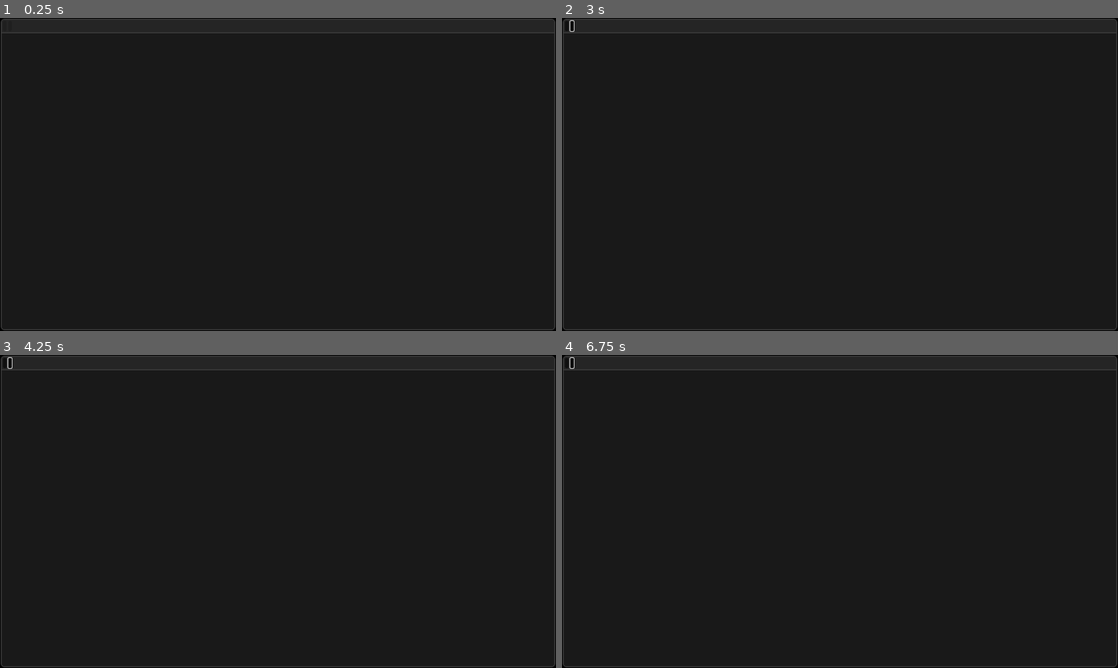
Above: before the commit, frames 1-4 (two rows, left to right).
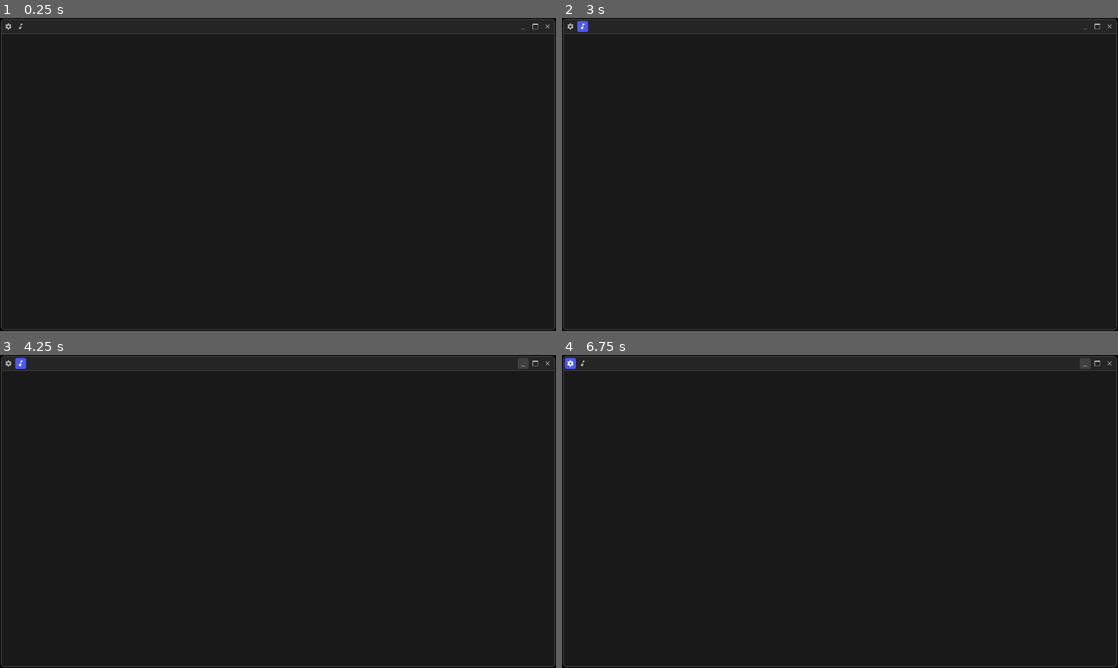
Above: after the commit, the same moments.

Repository: Dinno-DEV/leafboard
Game: Godot game, scene res://root_scenes/MainScene.tscn
Two runs of this game, one before a commit and one after it. Both use one fixed random seed, a clock stepped at 60 frames per second and the inputs below.
Inputs (mouse positions are in pixels of both pictures, inside the frame that each line leads up to):
- Up to frame 1 (0.25 s): no input
- Up to frame 2 (3 s): click (567, 27) at 0.52 s; click (573, 27) at 1.27 s; click (573, 27) at 2.02 s; click (584, 27) at 2.77 s
- Up to frame 3 (4.25 s): click (522, 364) at 3.52 s
- Up to frame 4 (6.75 s): click (1095, 364) at 4.27 s; click (567, 364) at 5.02 s; click (573, 364) at 5.77 s; click (1084, 364) at 6.52 s

The runs differ from the first frame. In frame 1, 0.3% of the frame differs, in the area x 0-100%, y 1-6%; in frame 2, 0.3%; in frame 3, 0.4%, in the area x 0-100%, y 0-6%; in frame 4, 0.4%.

Commit message:
Window Header updated

Diff:
--- a/components/WindowHeader.tscn
+++ b/components/WindowHeader.tscn
@@ -1,15 +1,20 @@
-[gd_scene load_steps=3 format=3 uid="uid://dqvivuv0bpux6"]
+[gd_scene load_steps=8 format=3 uid="uid://dqvivuv0bpux6"]
 
 [ext_resource type="Script" uid="uid://dqdm5g0baxqp8" path="res://custom_node_scripts/Selector.gd" id="1_exi6l"]
 [ext_resource type="Script" uid="uid://coi3puogpj6af" path="res://custom_node_scripts/IdButton.gd" id="2_b1gva"]
+[ext_resource type="Texture2D" uid="uid://kw3bpgkpta6p" path="res://assets/icons/Settings.png" id="2_ym4c7"]
+[ext_resource type="Texture2D" uid="uid://dmpnn7nylqe2g" path="res://assets/icons/Audio.png" id="4_h4syd"]
+[ext_resource type="Texture2D" uid="uid://d1jsfonx3fery" path="res://assets/icons/Minimize.png" id="5_woma4"]
+[ext_resource type="Texture2D" uid="uid://p0yc0ygnhemt" path="res://assets/icons/Maximize.png" id="6_u6jl0"]
+[ext_resource type="Texture2D" uid="uid://dpydd7qfy1c40" path="res://assets/icons/Cross.png" id="7_1pa1v"]
 
 [node name="WindowHeader" type="Control"]
-custom_minimum_size = Vector2(0, 29)
+custom_minimum_size = Vector2(0, 31)
 layout_mode = 3
 anchors_preset = 15
 anchor_right = 1.0
 anchor_bottom = 1.0
-offset_bottom = -691.0
+offset_bottom = -689.0
 grow_horizontal = 2
 grow_vertical = 2
 
@@ -27,15 +32,62 @@
 
 [node name="Selector" type="BoxContainer" parent="HBoxContainer"]
 layout_mode = 2
+size_flags_horizontal = 0
+theme_override_constants/separation = 3
 script = ExtResource("1_exi6l")
 metadata/_custom_type_script = "uid://dqdm5g0baxqp8"
 
-[node name="IdButton" type="Button" parent="HBoxContainer/Selector"]
+[node name="Settings" type="Button" parent="HBoxContainer/Selector"]
+custom_minimum_size = Vector2(25, 25)
 layout_mode = 2
+icon = ExtResource("2_ym4c7")
+icon_alignment = 1
+expand_icon = true
+script = ExtResource("2_b1gva")
+button_id = "Settings"
+metadata/_custom_type_script = "uid://coi3puogpj6af"
+
+[node name="Soundboard" type="Button" parent="HBoxContainer/Selector"]
+custom_minimum_size = Vector2(25, 25)
+layout_mode = 2
+icon = ExtResource("4_h4syd")
+icon_alignment = 1
+expand_icon = true
+script = ExtResource("2_b1gva")
+button_id = "Soundboard"
+metadata/_custom_type_script = "uid://coi3puogpj6af"
+
+[node name="Label" type="Label" parent="HBoxContainer"]
+layout_mode = 2
+size_flags_horizontal = 6
+
+[node name="HBoxContainer" type="HBoxContainer" parent="HBoxContainer"]
+layout_mode = 2
+theme_override_constants/separation = 3
+
+[node name="Minimize" type="Button" parent="HBoxContainer/HBoxContainer"]
+custom_minimum_size = Vector2(25, 25)
+layout_mode = 2
+icon = ExtResource("5_woma4")
+icon_alignment = 1
+expand_icon = true
 script = ExtResource("2_b1gva")
 metadata/_custom_type_script = "uid://coi3puogpj6af"
 
-[node name="IdButton2" type="Button" parent="HBoxContainer/Selector"]
+[node name="WindowMode" type="Button" parent="HBoxContainer/HBoxContainer"]
+custom_minimum_size = Vector2(25, 25)
 layout_mode = 2
+icon = ExtResource("6_u6jl0")
+icon_alignment = 1
+expand_icon = true
 script = ExtResource("2_b1gva")
 metadata/_custom_type_script = "uid://coi3puogpj6af"
+
+[node name="Close" type="Button" parent="HBoxContainer/HBoxContainer"]
+custom_minimum_size = Vector2(25, 25)
+layout_mode = 2
+icon = ExtResource("7_1pa1v")
+icon_alignment = 1
+expand_icon = true
+script = ExtResource("2_b1gva")
+metadata/_custom_type_script = "uid://coi3puogpj6af"
--- a/res_files/Themes/DarkMode.tres
+++ b/res_files/Themes/DarkMode.tres
@@ -1,19 +1,81 @@
-[gd_resource type="Theme" load_steps=20 format=3 uid="uid://re1e3s8kew18"]
-
-[ext_resource type="Texture2D" uid="uid://3lw7j4e26erv" path="res://assets/panels/PanelMainRad8.png" id="1_onmqg"]
-[ext_resource type="Texture2D" uid="uid://dnw4ucouf0cdy" path="res://assets/panels/PanelSubRad24.png" id="2_0iuoy"]
-[ext_resource type="Texture2D" uid="uid://gyecyychvriq" path="res://assets/panels/PanelSubRad36.png" id="3_p3tso"]
-[ext_resource type="Texture2D" uid="uid://d2ow4t6judq5a" path="res://assets/panels/PanelMainRad10.png" id="3_v7g3f"]
-[ext_resource type="Texture2D" uid="uid://bqemfvm3s1yn7" path="res://assets/panels/PanelMain2Rad24.png" id="4_i37bs"]
-[ext_resource type="Texture2D" uid="uid://dtwgm6bi5d62e" path="res://assets/panels/PanelMainRad24.png" id="5_t0vp7"]
-[ext_resource type="Texture2D" uid="uid://cnm1dd4l4uub6" path="res://assets/panels/PanelSubRad12.png" id="6_twyof"]
+[gd_resource type="Theme" load_steps=27 format=3 uid="uid://re1e3s8kew18"]
+
+[ext_resource type="Texture2D" uid="uid://3lw7j4e26erv" path="res://assets/panels/PanelMainRad8.png" id="1_v7g3f"]
+[ext_resource type="Texture2D" uid="uid://d2ow4t6judq5a" path="res://assets/panels/PanelMainRad10.png" id="2_0nn2o"]
+[ext_resource type="Texture2D" uid="uid://bqemfvm3s1yn7" path="res://assets/panels/PanelMain2Rad24.png" id="3_unj3k"]
+[ext_resource type="Texture2D" uid="uid://dtwgm6bi5d62e" path="res://assets/panels/PanelMainRad24.png" id="4_h4vqd"]
+[ext_resource type="Texture2D" uid="uid://cnm1dd4l4uub6" path="res://assets/panels/PanelSubRad12.png" id="5_op0om"]
+[ext_resource type="Texture2D" uid="uid://dnw4ucouf0cdy" path="res://assets/panels/PanelSubRad24.png" id="6_xumdu"]
+[ext_resource type="Texture2D" uid="uid://gyecyychvriq" path="res://assets/panels/PanelSubRad36.png" id="7_6f5br"]
+
+[sub_resource type="StyleBoxEmpty" id="StyleBoxEmpty_v7g3f"]
+content_margin_left = 4.0
+content_margin_top = 4.0
+content_margin_right = 4.0
+content_margin_bottom = 4.0
+
+[sub_resource type="StyleBoxFlat" id="StyleBoxFlat_h4vqd"]
+content_margin_left = 4.0
+content_margin_top = 4.0
+content_margin_right = 4.0
+content_margin_bottom = 4.0
+bg_color = Color(0.7529412, 0.16078432, 0.16078432, 1)
+corner_radius_top_left = 4
+corner_radius_top_right = 4
+corner_radius_bottom_right = 4
+corner_radius_bottom_left = 4
+
+[sub_resource type="StyleBoxEmpty" id="StyleBoxEmpty_unj3k"]
+content_margin_left = 4.0
+content_margin_top = 4.0
+content_margin_right = 4.0
+content_margin_bottom = 4.0
+
+[sub_resource type="StyleBoxFlat" id="StyleBoxFlat_unj3k"]
+content_margin_left = 4.0
+content_margin_top = 4.0
+content_margin_right = 4.0
+content_margin_bottom = 4.0
+bg_color = Color(0.24705882, 0.24705882, 0.24705882, 1)
+corner_radius_top_left = 4
+corner_radius_top_right = 4
+corner_radius_bottom_right = 4
+corner_radius_bottom_left = 4
+
+[sub_resource type="StyleBoxFlat" id="StyleBoxFlat_0nn2o"]
+content_margin_left = 4.0
+content_margin_top = 4.0
+content_margin_right = 4.0
+content_margin_bottom = 4.0
+bg_color = Color(0.29803923, 0.34509805, 1, 1)
+corner_radius_top_left = 4
+corner_radius_top_right = 4
+corner_radius_bottom_right = 4
+corner_radius_bottom_left = 4
+
+[sub_resource type="StyleBoxEmpty" id="StyleBoxEmpty_0nn2o"]
+content_margin_left = 4.0
+content_margin_top = 4.0
+content_margin_right = 4.0
+content_margin_bottom = 4.0
+
+[sub_resource type="StyleBoxFlat" id="StyleBoxFlat_op0om"]
+content_margin_left = 4.0
+content_margin_top = 4.0
+content_margin_right = 4.0
+content_margin_bottom = 4.0
+bg_color = Color(0.24705882, 0.24705882, 0.24705882, 1)
+corner_radius_top_left = 4
+corner_radius_top_right = 4
+corner_radius_bottom_right = 4
+corner_radius_bottom_left = 4
 
 [sub_resource type="StyleBoxTexture" id="StyleBoxTexture_onmqg"]
 content_margin_left = 4.0
 content_margin_top = 4.0
 content_margin_right = 4.0
 content_margin_bottom = 4.0
-texture = ExtResource("1_onmqg")
+texture = ExtResource("1_v7g3f")
 texture_margin_left = 8.0
 texture_margin_top = 8.0
 texture_margin_right = 8.0
@@ -138,6 +200,33 @@
 corner_radius_top_right = 6
 
 [resource]
+ButtonCrossRad4/base_type = &"Button"
+ButtonCrossRad4/colors/icon_normal_color = Color(0.6901961, 0.6901961, 0.6901961, 1)
+ButtonCrossRad4/colors/icon_pressed_color = Color(1, 1, 1, 1)
+ButtonCrossRad4/styles/disabled = SubResource("StyleBoxEmpty_v7g3f")
+ButtonCrossRad4/styles/focus = SubResource("StyleBoxEmpty_v7g3f")
+ButtonCrossRad4/styles/hover = SubResource("StyleBoxFlat_h4vqd")
+ButtonCrossRad4/styles/hover_pressed = SubResource("StyleBoxFlat_h4vqd")
+ButtonCrossRad4/styles/normal = SubResource("StyleBoxEmpty_v7g3f")
+ButtonCrossRad4/styles/pressed = SubResource("StyleBoxFlat_h4vqd")
+ButtonRad4/base_type = &"Button"
+ButtonRad4/colors/icon_normal_color = Color(0.6901961, 0.6901961, 0.6901961, 1)
+ButtonRad4/colors/icon_pressed_color = Color(1, 1, 1, 1)
+ButtonRad4/styles/disabled = SubResource("StyleBoxEmpty_unj3k")
+ButtonRad4/styles/focus = SubResource("StyleBoxEmpty_unj3k")
+ButtonRad4/styles/hover = SubResource("StyleBoxFlat_unj3k")
+ButtonRad4/styles/hover_pressed = SubResource("StyleBoxFlat_0nn2o")
+ButtonRad4/styles/normal = SubResource("StyleBoxEmpty_unj3k")
+ButtonRad4/styles/pressed = SubResource("StyleBoxFlat_0nn2o")
+ButtonRad4V2/base_type = &"Button"
+ButtonRad4V2/colors/icon_normal_color = Color(0.6901961, 0.6901961, 0.6901961, 1)
+ButtonRad4V2/colors/icon_pressed_color = Color(1, 1, 1, 1)
+ButtonRad4V2/styles/disabled = SubResource("StyleBoxEmpty_0nn2o")
+ButtonRad4V2/styles/focus = SubResource("StyleBoxEmpty_0nn2o")
+ButtonRad4V2/styles/hover = SubResource("StyleBoxFlat_op0om")
+ButtonRad4V2/styles/hover_pressed = SubResource("StyleBoxFlat_op0om")
+ButtonRad4V2/styles/normal = SubResource("StyleBoxEmpty_0nn2o")
+ButtonRad4V2/styles/pressed = SubResource("StyleBoxFlat_op0om")
 Panel/styles/panel = SubResource("StyleBoxTexture_onmqg")
 PanelContainer/styles/panel = SubResource("StyleBoxTexture_op0om")
 PanelContainerMain2Rad24/base_type = &"PanelContainer"
--- a/root_scenes/MainScene.tscn
+++ b/root_scenes/MainScene.tscn
@@ -29,3 +29,20 @@
 
 [node name="WindowHeader" parent="PanelContainer/VBoxContainer/PanelContainer" instance=ExtResource("2_qeh2v")]
 layout_mode = 2
+
+[node name="Settings" parent="PanelContainer/VBoxContainer/PanelContainer/WindowHeader/HBoxContainer/Selector" index="0"]
+theme_type_variation = &"ButtonRad4"
+
+[node name="Soundboard" parent="PanelContainer/VBoxContainer/PanelContainer/WindowHeader/HBoxContainer/Selector" index="1"]
+theme_type_variation = &"ButtonRad4"
+
+[node name="Minimize" parent="PanelContainer/VBoxContainer/PanelContainer/WindowHeader/HBoxContainer/HBoxContainer" index="0"]
+theme_type_variation = &"ButtonRad4V2"
+
+[node name="WindowMode" parent="PanelContainer/VBoxContainer/PanelContainer/WindowHeader/HBoxContainer/HBoxContainer" index="1"]
+theme_type_variation = &"ButtonRad4V2"
+
+[node name="Close" parent="PanelContainer/VBoxContainer/PanelContainer/WindowHeader/HBoxContainer/HBoxContainer" index="2"]
+theme_type_variation = &"ButtonCrossRad4"
+
+[editable path="PanelContainer/VBoxContainer/PanelContainer/WindowHeader"]
Binary file changed: assets/icons/Add.png
Not shown, added: assets/icons/Add.png.import
Binary file changed: assets/icons/Audio.png
Not shown, added: assets/icons/Audio.png.import
Binary file changed: assets/icons/Check.png
Not shown, added: assets/icons/Check.png.import
Binary file removed: assets/icons/Close.png
Binary file added: assets/icons/Cross.png
Not shown, added: assets/icons/Cross.png.import
Binary file changed: assets/icons/DragIndicator.png
Not shown, added: assets/icons/DragIndicator.png.import
Binary file changed: assets/icons/Edit.png
(and 18 more such lines)
